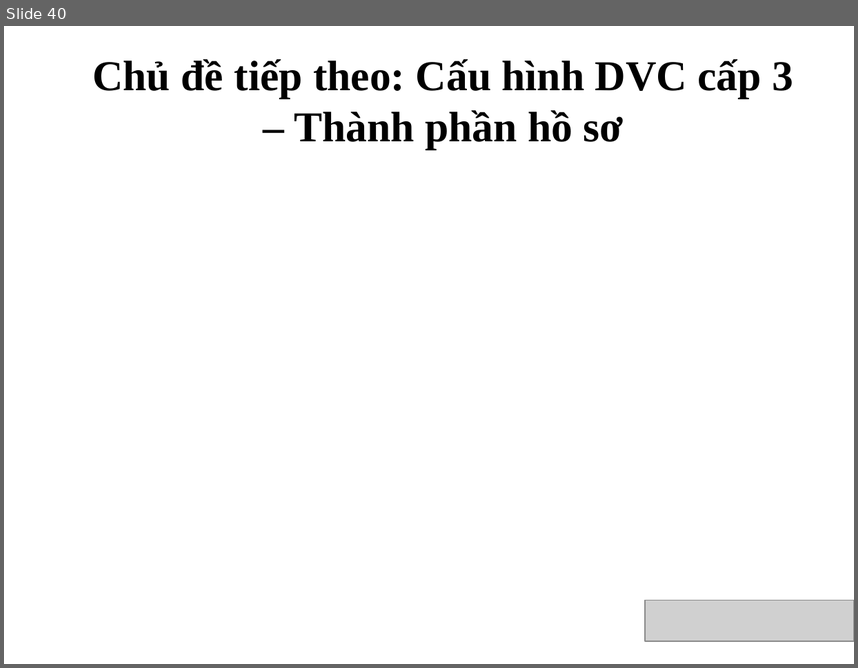
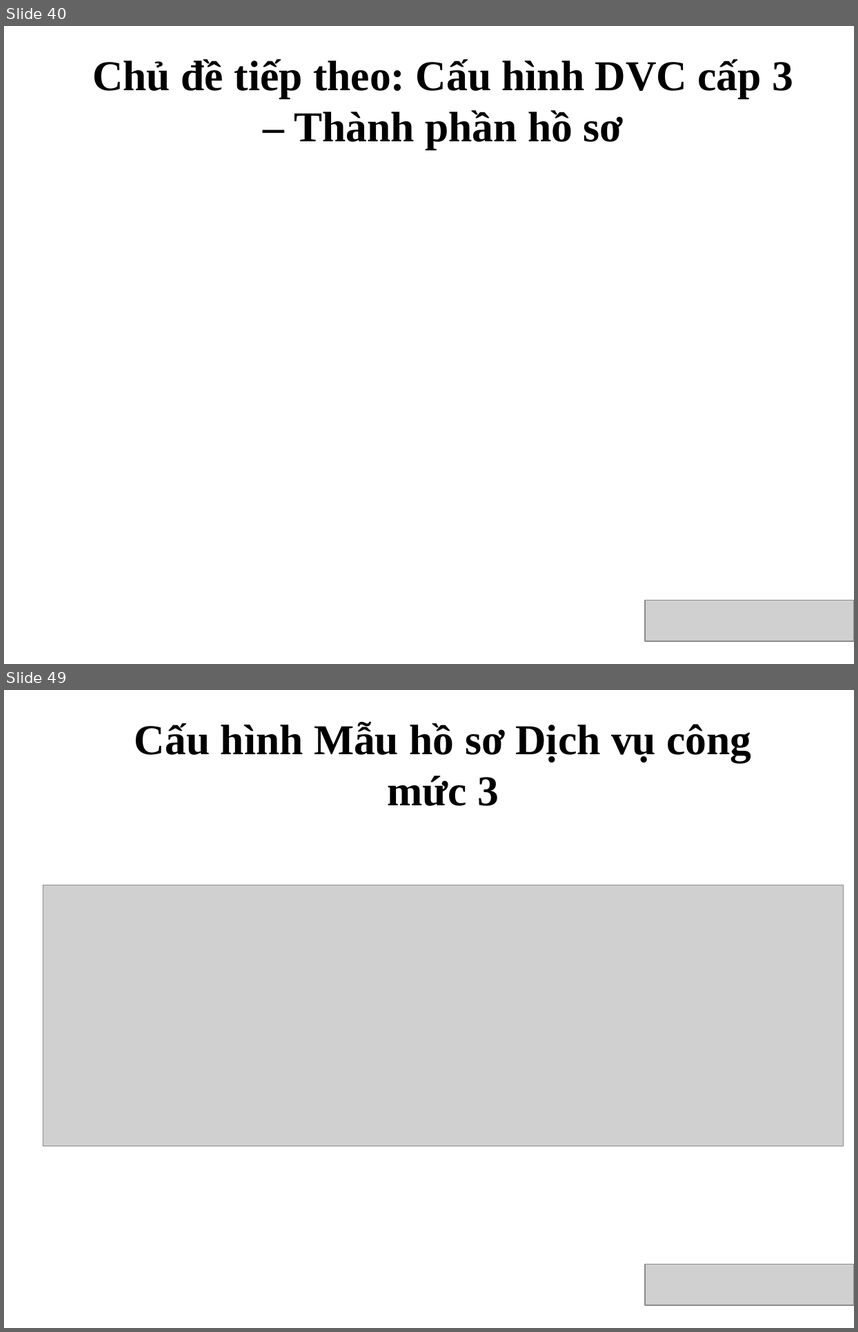
Before and after one commit to VietOpenCPS/training, a slide deck: 082016_Conference_OpenCPS_details.pptx. Shown one above the other, each under a label of ours: slide 40 before the commit, slides 40 and 49 after it; the slides between them are not shown. The pictures are 858x668 and 858x1332 pixels, drawn with LibreOffice and Linux fonts; fonts in the diff are those of the drawing; grey boxes stand for pictures; background and template pictures are left out. Boxes give left, top, right and bottom in pixels: in the first picture for what was removed or moved away, otherwise in the second. Text is boxed around its words. In the diff, an @@ line names an element or a change of style, - is before the commit and + after.

```diff
--- a/082016_Conference_OpenCPS_details.pptx
+++ b/082016_Conference_OpenCPS_details.pptx
@@ slide 49 added at [4, 690, 854, 1328], background picture (left out) @@
@@ text added at [134, 722, 751, 806], 36 pt, text #000000, bold @@
+Cấu hình Mẫu hồ sơ Dịch vụ công mức 3
@@ picture added at [43, 885, 844, 1145] @@
@@ picture added at [645, 1264, 854, 1305] @@
```
Also in this commit, not shown: 20 other slides added.
